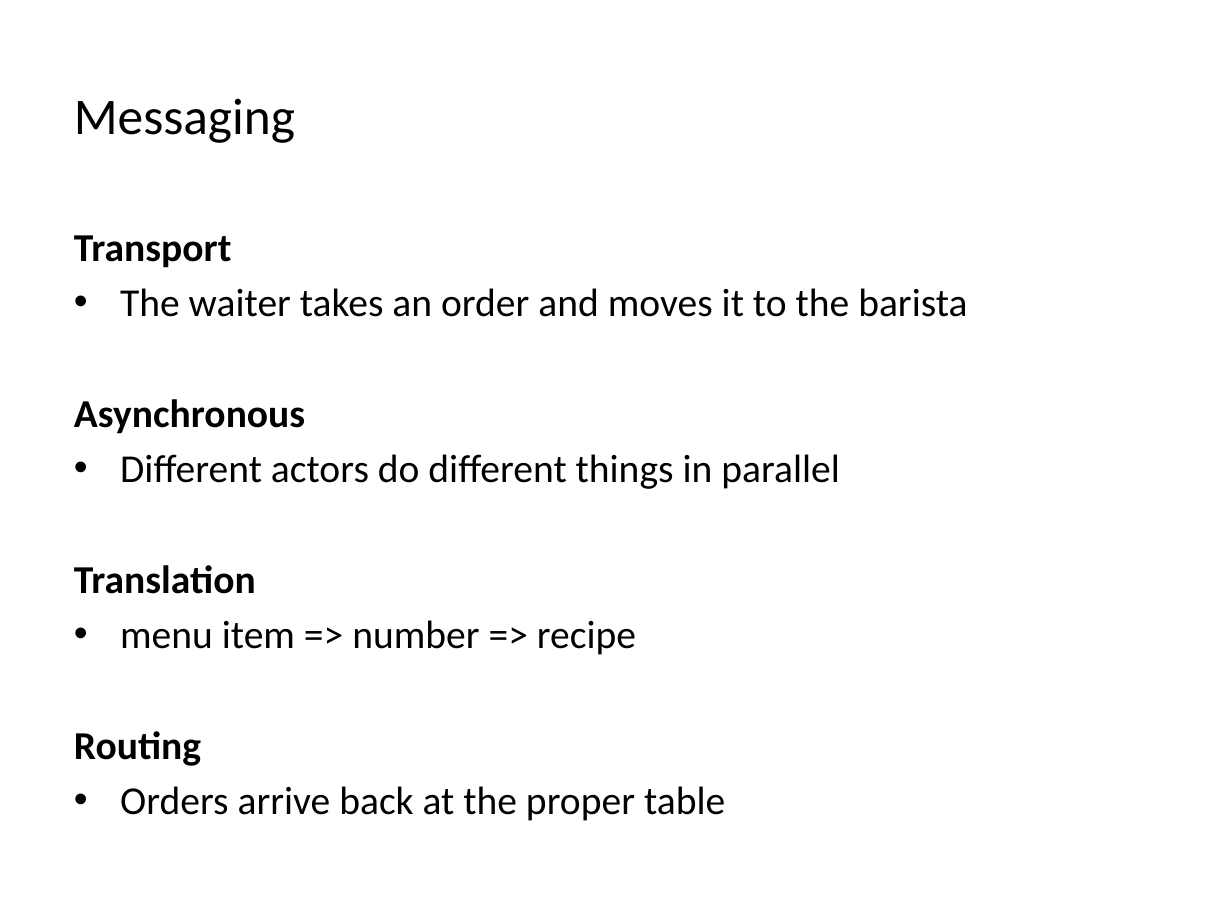
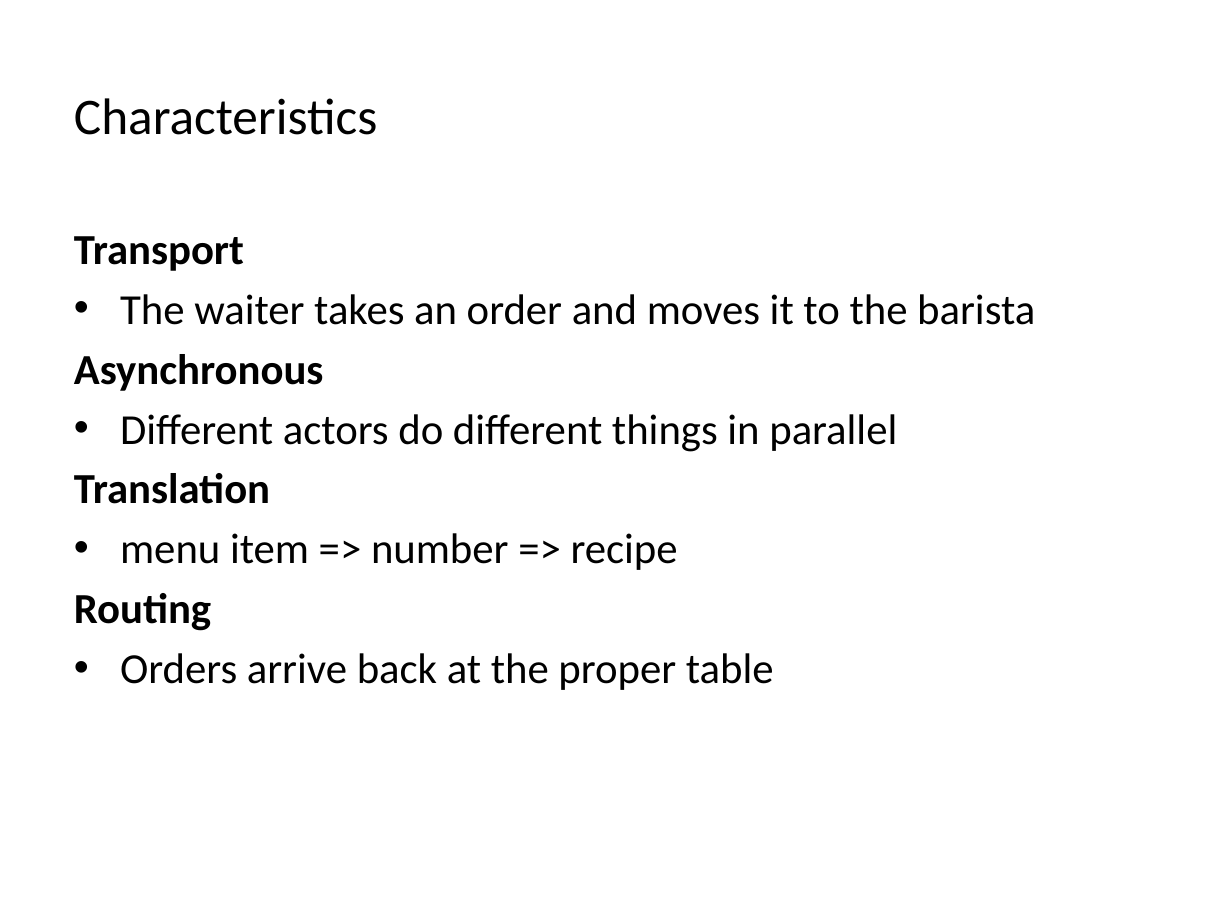
Before and after one commit to phuongtt2a/cafe, a slide deck: slide 4 of cafe/docs/Spring_Integration.pptx. Drawn at 1232x924 pixels with LibreOffice and Linux fonts; fonts in the diff are those of the drawing. Boxes give left, top, right and bottom in pixels: in the first picture for what was removed or moved away, otherwise in the second. Text is boxed around its words. In the diff, an @@ line names an element or a change of style, - is before the commit and + after.

```diff
--- a/cafe/docs/Spring_Integration.pptx
+++ b/cafe/docs/Spring_Integration.pptx
@@ title at <box>74,98,377,135</box>: text changed @@
-Messaging
+Characteristics
@@ text "Transport" at <box>74,236,1035,690</box>: size 23.1 to 25 pt @@
```
Also in this commit, not shown: 1 other slide changed, 1 slide added.
